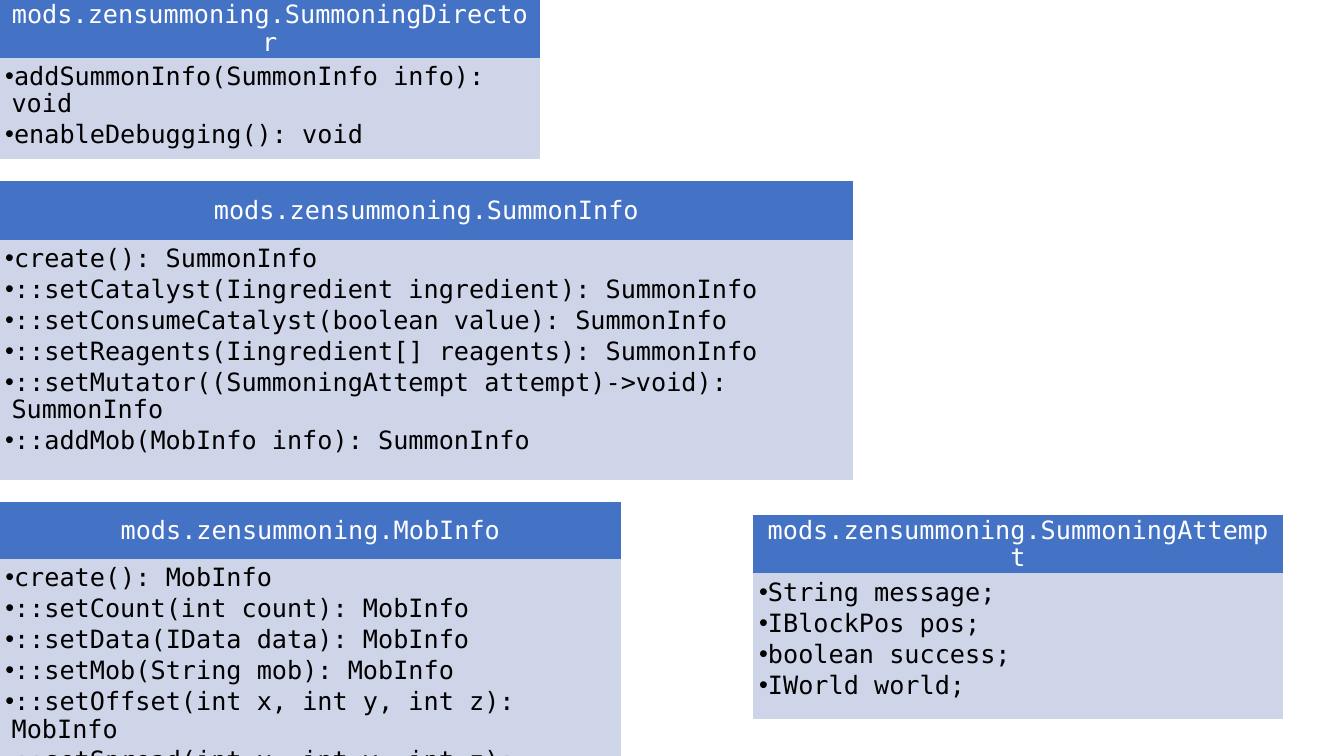
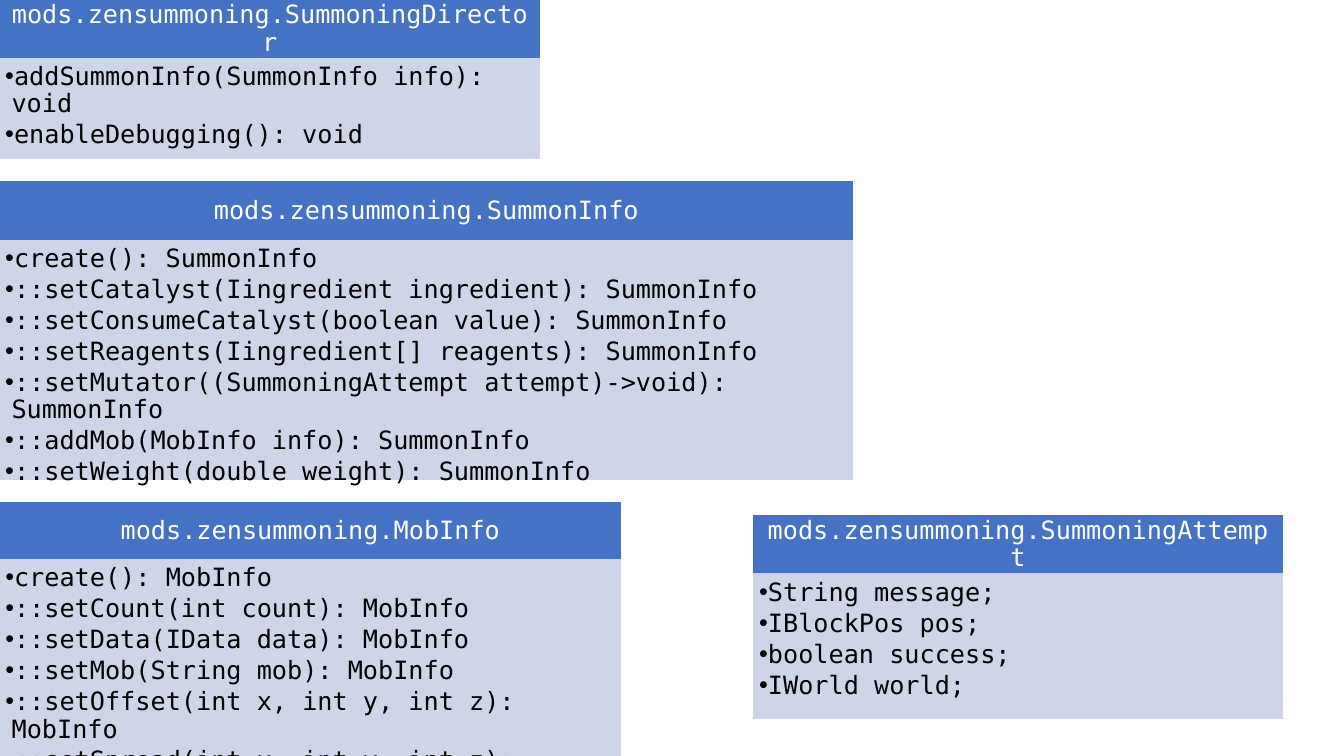
Before and after one commit to TeamDman/Zen-Summoning, a slide deck: slide 1 of docs/docs.pptx. Drawn at 1344x756 pixels with LibreOffice and Linux fonts; fonts in the diff are those of the drawing. Boxes give left, top, right and bottom in pixels: in the first picture for what was removed or moved away, otherwise in the second. Text is boxed around its words. In the diff, an @@ line names an element or a change of style, - is before the commit and + after.

```diff
--- a/docs/docs.pptx
+++ b/docs/docs.pptx
@@ text in freeform shape at (14,460,591,487): paragraph added @@
+  • ::setWeight(double weight): SummonInfo
```
Also in this commit, not shown: 1 other file.
